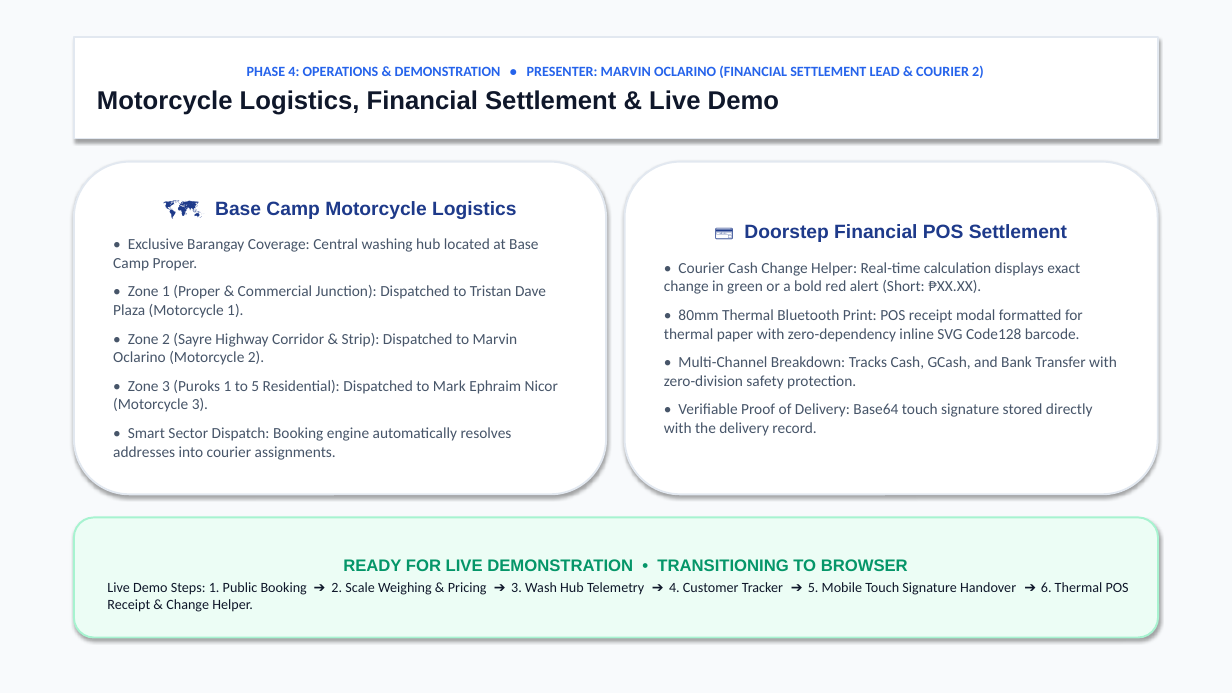
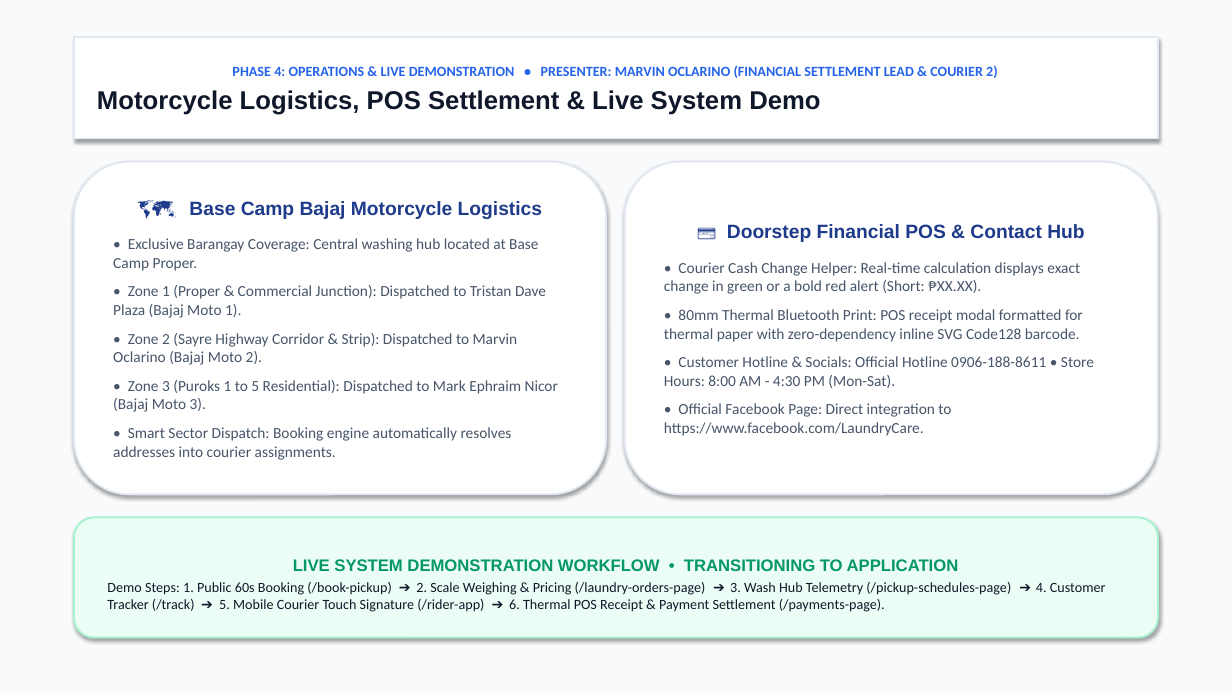
Before and after one commit to brets60/Laundry-Pickup-and-Delivery-Management-System, a slide deck: slide 5 of LaundryCare_Presentation.pptx (slide 6 before the commit). Drawn at 1232x693 pixels with LibreOffice and Linux fonts; fonts in the diff are those of the drawing. Boxes give left, top, right and bottom in pixels: in the first picture for what was removed or moved away, otherwise in the second. Text is boxed around its words. In the diff, an @@ line names an element or a change of style, - is before the commit and + after.

Commit message:
docs(presentation): condense presentation deck to exactly 5 slides with live system demo workflow

```diff
--- a/LaundryCare_Presentation.pptx
+++ b/LaundryCare_Presentation.pptx
@@ text in rectangle at box(97, 65, 998, 115): text changed @@
-PHASE 4: OPERATIONS & DEMONSTRATION • PRESENTER: MARVIN OCLARINO (FINANCIAL SETTLEMENT LEAD & COURIER 2)
-Motorcycle Logistics, Financial Settlement & Live Demo
+PHASE 4: OPERATIONS & LIVE DEMONSTRATION • PRESENTER: MARVIN OCLARINO (FINANCIAL SETTLEMENT LEAD & COURIER 2)
+Motorcycle Logistics, POS Settlement & Live System Demo
@@ text in rounded rectangle at box(189, 201, 542, 219): text changed @@
-🗺️ Base Camp Motorcycle Logistics
+🗺️ Base Camp Bajaj Motorcycle Logistics
@@ text in rounded rectangle at box(727, 224, 1084, 242): text changed @@
-💳 Doorstep Financial POS Settlement
+💳 Doorstep Financial POS & Contact Hub
@@ text in rounded rectangle at box(113, 285, 558, 412): text changed @@
-• Zone 1 (Proper & Commercial Junction): Dispatched to Tristan Dave Plaza (Motorcycle 1).
-• Zone 2 (Sayre Highway Corridor & Strip): Dispatched to Marvin Oclarino (Motorcycle 2).
-• Zone 3 (Puroks 1 to 5 Residential): Dispatched to Mark Ephraim Nicor (Motorcycle 3).
+• Zone 1 (Proper & Commercial Junction): Dispatched to Tristan Dave Plaza (Bajaj Moto 1).
+• Zone 2 (Sayre Highway Corridor & Strip): Dispatched to Marvin Oclarino (Bajaj Moto 2).
+• Zone 3 (Puroks 1 to 5 Residential): Dispatched to Mark Ephraim Nicor (Bajaj Moto 3).
@@ text in rounded rectangle at box(664, 356, 1094, 436): text changed @@
-• Multi-Channel Breakdown: Tracks Cash, GCash, and Bank Transfer with zero-division safety protection.
-• Verifiable Proof of Delivery: Base64 touch signature stored directly with the delivery record.
+• Customer Hotline & Socials: Official Hotline 0906-188-8611 • Store Hours: 8:00 AM - 4:30 PM (Mon-Sat).
+• Official Facebook Page: Direct integration to https://www.facebook.com/LaundryCare.
@@ text in rounded rectangle at box(107, 559, 1106, 612): text changed @@
-READY FOR LIVE DEMONSTRATION • TRANSITIONING TO BROWSER
-Live Demo Steps: 1. Public Booking ➔ 2. Scale Weighing & Pricing ➔ 3. Wash Hub Telemetry ➔ 4. Customer Tracker ➔ 5. Mobile Touch Signature Handover ➔ 6. Thermal POS Receipt & Change Helper.
+LIVE SYSTEM DEMONSTRATION WORKFLOW • TRANSITIONING TO APPLICATION
+Demo Steps: 1. Public 60s Booking (/book-pickup) ➔ 2. Scale Weighing & Pricing (/laundry-orders-page) ➔ 3. Wash Hub Telemetry (/pickup-schedules-page) ➔ 4. Customer Tracker (/track) ➔ 5. Mobile Courier Touch Signature (/rider-app) ➔ 6. Thermal POS Receipt & Payment Settlement (/payments-page).
```
Also in this commit, not shown: 4 other slides changed, 1 slide removed, 2 other files.
